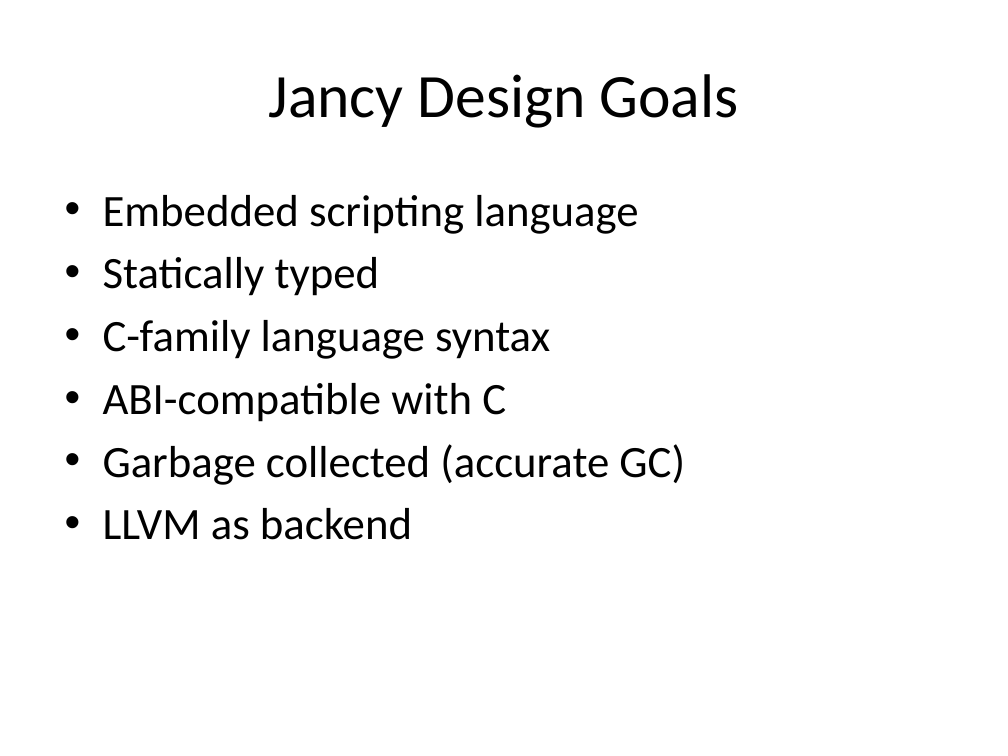
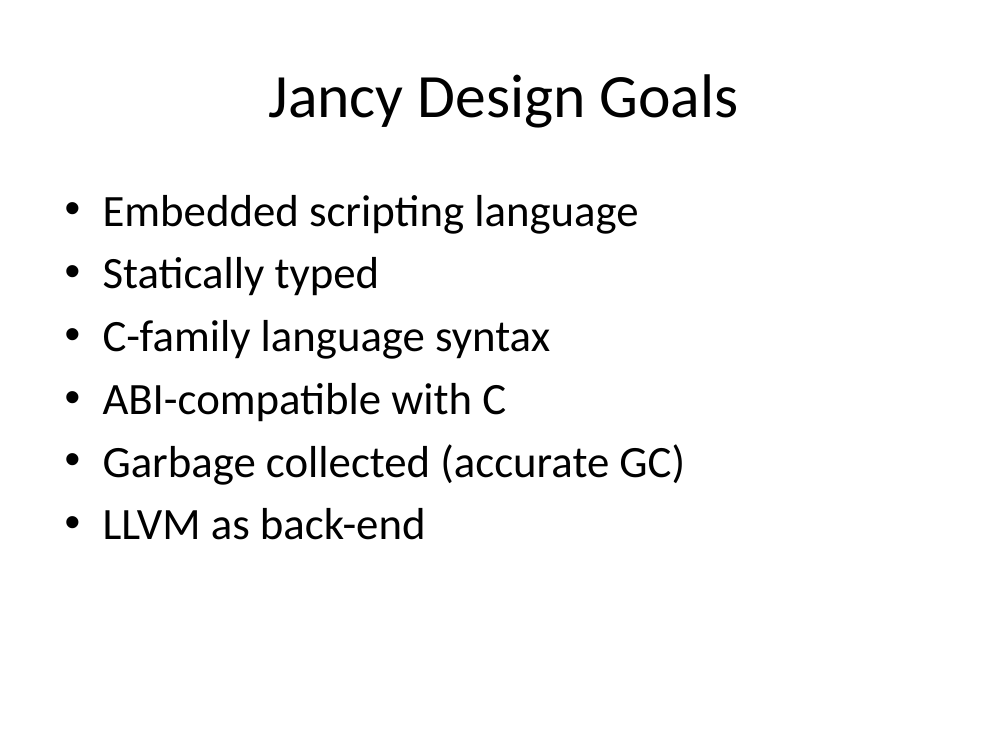
Before and after one commit to vovkos/jancy, a slide deck: slide 6 of doc/pres/Jancy FOSDEM 2016.pptx. Drawn at 1008x756 pixels with LibreOffice and Linux fonts; fonts in the diff are those of the drawing. Boxes give left, top, right and bottom in pixels: in the first picture for what was removed or moved away, otherwise in the second. Text is boxed around its words. In the diff, an @@ line names an element or a change of style, - is before the commit and + after.

Commit message:
[jancy] fosdem 2016 pres update

```diff
--- a/doc/pres/Jancy FOSDEM 2016.pptx
+++ b/doc/pres/Jancy FOSDEM 2016.pptx
@@ text at [103,508,426,540]: text changed @@
-• LLVM as backend
+• LLVM as back-end
```
Also in this commit, not shown: 10 other slides changed, 2 slides added.
